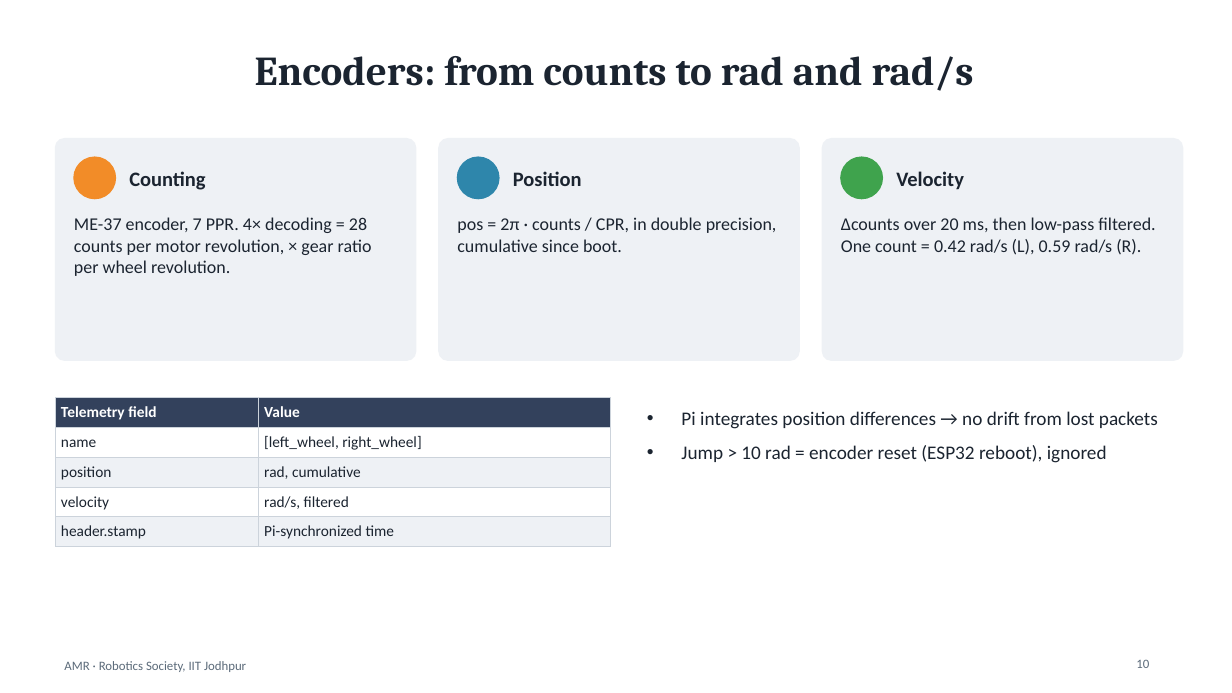
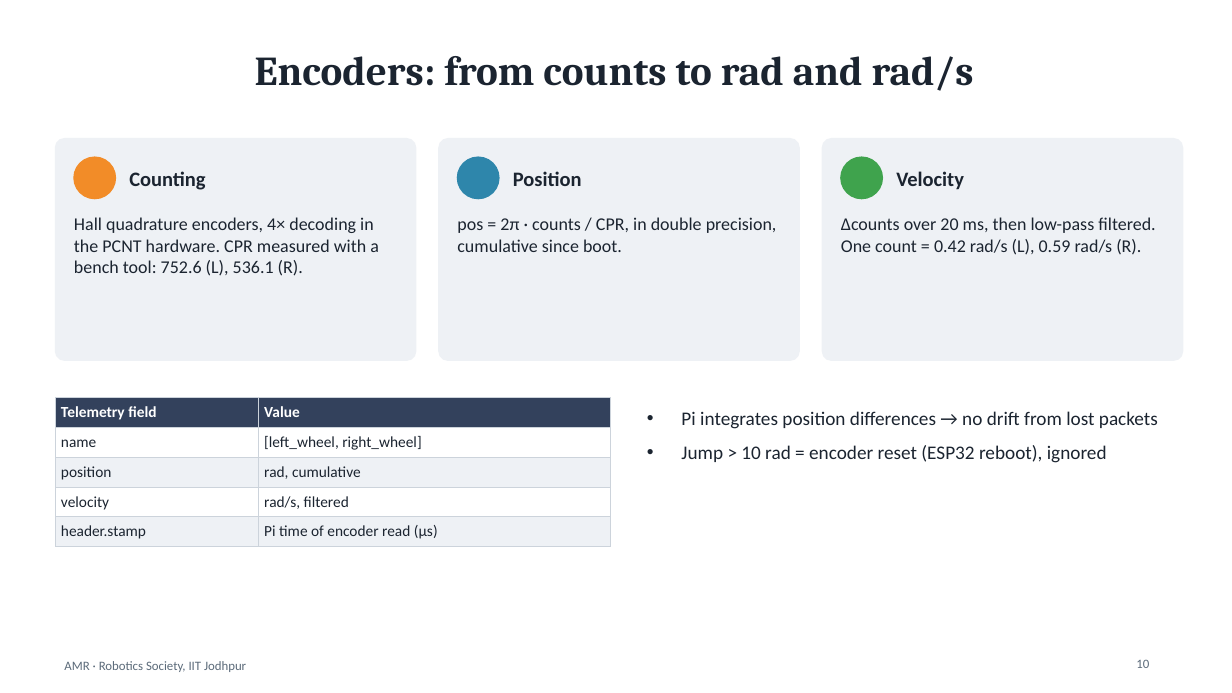
Before and after one commit to codr-shiv/amr, a slide deck: slide 10 of final-product/docs/presentation/AMR_Project_Presentation.pptx. Drawn at 1232x693 pixels with LibreOffice and Linux fonts; fonts in the diff are those of the drawing. Boxes give left, top, right and bottom in pixels: in the first picture for what was removed or moved away, otherwise in the second. Text is boxed around its words. In the diff, an @@ line names an element or a change of style, - is before the commit and + after.

```diff
--- a/final-product/docs/presentation/AMR_Project_Presentation.pptx
+++ b/final-product/docs/presentation/AMR_Project_Presentation.pptx
@@ text at [74, 217, 379, 276]: text changed @@
-ME-37 encoder, 7 PPR. 4× decoding = 28 counts per motor revolution, × gear ratio per wheel revolution.
+Hall quadrature encoders, 4× decoding in the PCNT hardware. CPR measured with a bench tool: 752.6 (L), 536.1 (R).
@@ table at [55, 397, 610, 543] @@
-row 5, column 2: Pi-synchronized time
+row 5, column 2: Pi time of encoder read (µs)
```
Also in this commit, not shown: 4 other slides changed, 31 other files.
